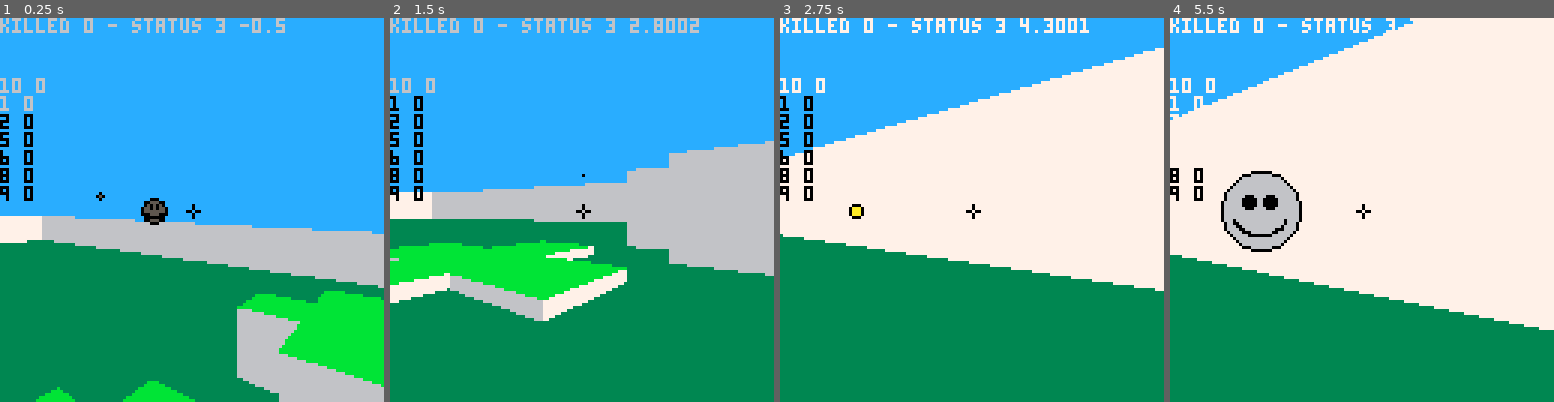
Above: before the commit, frames 1-4 (left to right).
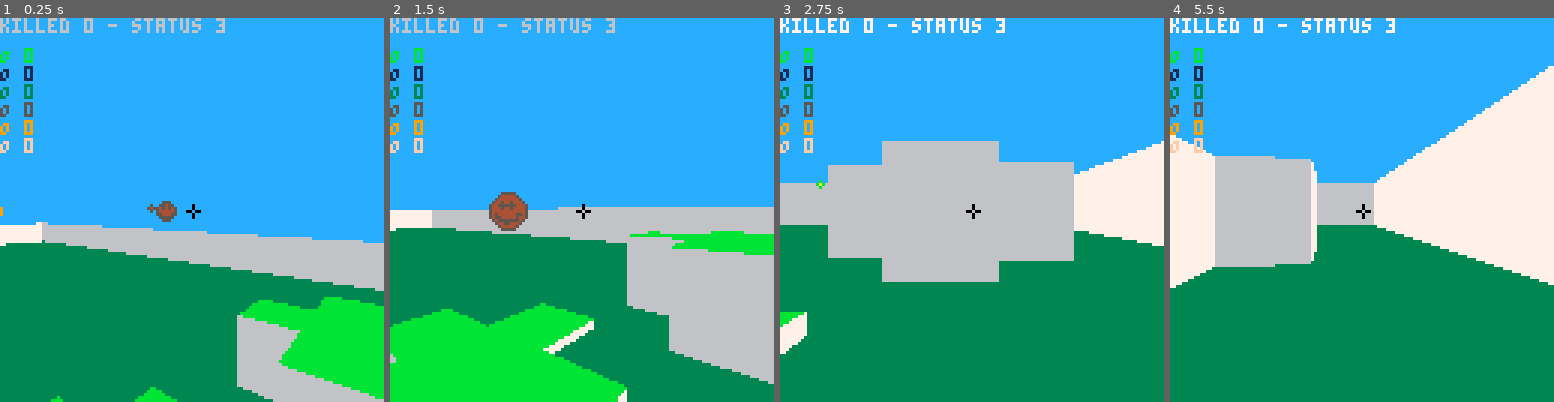
Above: after the commit, the same moments.

Repository: gotsunami/picomaze
Game: PICO-8 cartridge picomaze.p8
Same seed, same stepped clock (60 frames per second), same inputs: the game is played once before the commit and once after it.
Inputs:
- Up to frame 1 (0.25 s): no input
- Up to frame 2 (1.5 s): tap O (Z key) at 0.7 s
- Up to frame 3 (2.75 s): hold Right 1.6-2.1 s; tap O (Z key) at 1.7, 2.1, 2.5 s; hold Up 2.15-2.42 s; hold Right from 2.47 s (still down)
- Up to frame 4 (5.5 s): tap O (Z key) every 0.4 s from 2.9 to 5.3 s; release Right at 3.03 s; hold Left 3.08-3.58 s; hold Down 3.63-3.97 s; hold Right 4.02-4.68 s; hold Up 4.73-5.03 s; hold Left from 5.08 s (still down)

The runs differ from the first frame. In frame 1, 7.7% of the frame differs, in the area x 0-100%, y 0-100%; in frame 2, 43%; in frame 3, 41%; in frame 4, 42%.

Commit message:
Handle walls to hide smileys

Diff:
--- a/picomaze.p8
+++ b/picomaze.p8
@@ -19,7 +19,7 @@
 function init_smiley(sm, id, s)
    -- init id and colors
    sm.id = id
-   sm.cl = {id, 0}
+   sm.cl = {id, id+1}
    -- init position
    sm.x = 1+flr(rnd(29)) sm.y = 1+flr(rnd(29))
    sm.z = 12
@@ -133,7 +133,13 @@
       sm.d += sm.dd
    else
       -- random change of rotation
-      sm.dd = .01 * sgn(rnd(1)-.5)
+      if (rnd(1) < .05) then
+	 sm.dd = .01 * sgn(rnd(1)-.5)
+      end
+      -- random change of direction
+      if (rnd(1) < .25) then
+	 sm.d += sm.dd
+      end
    end
    if (rnd(1) < aggressivity) then
       fire_bullet(sm)
@@ -146,40 +152,43 @@
 -- draw a smiley
 function draw_smiley(sm)
    local dt = pl.d - atan2(sm.x - pl.x, sm.y - pl.y)
+   local r = sqrt((sm.x - pl.x)^2 + (sm.y - pl.y)^2)
+   -- array to store distance of each smiley, knowing its two dedicated colours
+   sz[sm.id] = r
+   sz[sm.id+1] = r
    if (abs(dt) < 0.3) then
-      local r = sqrt((sm.x - pl.x)^2 + (sm.y - pl.y)^2)
       local cx = 64 - 90 * sin(dt)
       local cy = 64 - 90 * (pl.z - sm.z) / r
       r = 32 / r
       -- contour --
       circfill(cx,cy,r,sm.cl[1])
-      circ(cx,cy,r,sm.cl[0])
+      circ(cx,cy,r,sm.cl[2])
 
       -- eyes
-      circfill(cx-r/3.5,cy-r/3.5,r/7,sm.cl[0])
-      circfill(cx-r/3.5,cy-r/4.6,r/6,sm.cl[0])
-      circfill(cx-r/3.5,cy-r/6,r/7,sm.cl[0])
-
-      circfill(cx+r/3.5,cy-r/3.5,r/7,sm.cl[0])
-      circfill(cx+r/3.5,cy-r/4.6,r/6,sm.cl[0])
-      circfill(cx+r/3.5,cy-r/6,r/7,sm.cl[0])
+      circfill(cx-r/3.5,cy-r/3.5,r/7,sm.cl[2])
+      circfill(cx-r/3.5,cy-r/4.6,r/6,sm.cl[2])
+      circfill(cx-r/3.5,cy-r/6,r/7,sm.cl[2])
+
+      circfill(cx+r/3.5,cy-r/3.5,r/7,sm.cl[2])
+      circfill(cx+r/3.5,cy-r/4.6,r/6,sm.cl[2])
+      circfill(cx+r/3.5,cy-r/6,r/7,sm.cl[2])
 
       -- mouth
       if (sm.l == 3) then       -- happy
 	 local x, y, r = cx, cy-r*0.1, r/1.3
 	 for angle = 210, 330.0 do
 	    local ptx, pty = x + r * cos( angle / 360 ), y + r * sin( angle / 360 )
-	    pset( ptx, pty,sm.cl[0])
+	    pset( ptx, pty,sm.cl[2])
 	 end
       end
       if (flr(sm.l) == 2) then       -- neutral
-	 line(cx-r/2,cy+r/3,cx+r/2,cy+r/3,sm.cl[0])
+	 line(cx-r/2,cy+r/3,cx+r/2,cy+r/3,sm.cl[2])
       end
       if (flr(sm.l) == 1) then       -- unhappy
 	 local x, y, r = cx, cy+r, r/1.3
 	 for angle = 30, 150.0 do
 	    local ptx, pty = x + r * cos( angle / 360 ), y + r * sin( angle / 360 )
-	    pset( ptx, pty,sm.cl[0])
+	    pset( ptx, pty,sm.cl[2])
 	 end
       end
    end
@@ -196,13 +205,23 @@
 	 local cy = 64 - 90 * (pl.z - bl.z) / r
 	 r = 10 / r
 	 circfill(cx,cy,r,sm.cl[1])
-	 circ(cx,cy,r,sm.cl[0])
+	 circ(cx,cy,r,sm.cl[2])
       end
    end
 end
 
 -- draw the 3D map, the smileys, and the bullets
 function draw_3d()
+ -- draw enemies and bullets
+ cursor(0,10)
+ for en in all(pls) do
+    color(en.id+1) print("O "..en.s)
+    if (en.id != player_id) then
+       draw_smiley(en)
+    end
+    draw_bullet(en)
+ end
+
  local celz0
  local col
  -- calculate view plane (line)
@@ -289,8 +308,15 @@
 	if (sy1 < sy) then
 	   gcol=3
 	   if(celz0 < 16) then gcol=11 end
-	   line(sx,sy1-1,sx,sy,gcol)
-	   sy=sy1
+	   while(sy > sy1) do
+	      tmp = pget(sx, sy)
+	      if (tmp == 12 or (sz[tmp] and tdist < sz[tmp])) then
+		 pset(sx,sy,gcol)
+	      end
+	      sy -= 1
+	   end
+-- 	   line(sx,sy1-1,sx,sy,gcol)
+-- 	   sy=sy1
 	end
 
 	-- draw wall if higher
@@ -299,8 +325,13 @@
 	   sy1 = (sy1 * 64)/tdist
 	   sy1 = sy1 + 64 -- horizon
 	   if (sy1 < sy) then
-	      line(sx,sy1-1,sx,sy, last_dir*1+6)
-	      sy=sy1
+	      while(sy > sy1) do
+		 tmp = pget(sx, sy)
+		 if (tmp == 12 or (sz[tmp] and tdist < sz[tmp])) then
+		    pset(sx,sy,last_dir*1+6)
+		 end
+		 sy -= 1
+	      end
 	   end
 	end
      end
@@ -308,19 +339,9 @@
 
  end -- sx
 
- -- draw own bullet
+ -- draw status
  cursor(0,0) print(state)
- state = "killed "..pl.s.." - status "..flr(pl.l).." "..pl.bl.reload
-
- -- draw enemies and bullets
- cursor(0,20)
- for en in all(pls) do
-    print(en.id.." "..en.s)
-    if (en.id != player_id) then
-       draw_smiley(en)
-    end
-    draw_bullet(en)
- end
+ state = "killed "..pl.s.." - status "..flr(pl.l)
 end
 
 ----------------------------------------
@@ -337,6 +358,11 @@
       line(64,   64-2, 64,   64-1, 0)
       line(64+2, 64,   64+1, 64,   0)
       line(64,   64+2, 64,   64+1, 0)
+      -- scores
+      cursor(0,10)
+      for en in all(pls) do
+	 color(en.id+1) print("O "..en.s)
+      end
    else
       cursor(45,5) color(0)
       print("GAME OVER")
@@ -385,6 +411,7 @@
       if (en.id != player_id) then
 	 ai_move(en)
       else
+--	 ai_move(pl)
 	 move(pl, m)
       end
       bullet(en)
@@ -395,6 +422,7 @@
 
 function _init()
    -- global settings
+   sz = {}
    gameover = false
    ptowin = 3
    state = ""
@@ -404,7 +432,7 @@
    -- create array of smiley. id = 1 is player
    player_id = 10
    pls = {}
-   for cnt in all({10, 1, 2, 5, 6, 8, 9}) do
+   for cnt in all({10, 0, 2, 4, 8, 14}) do
       en = {}
       init_smiley(en, cnt, 0)
       add(pls, en)
